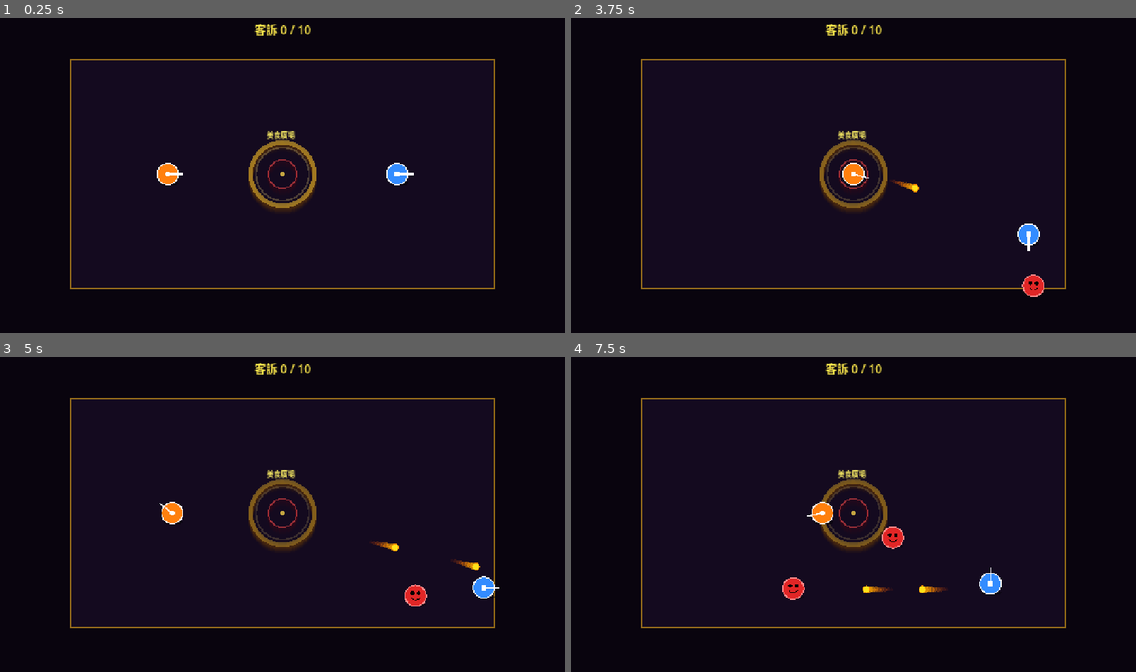
Above: before the commit, frames 1-4 (two rows, left to right).
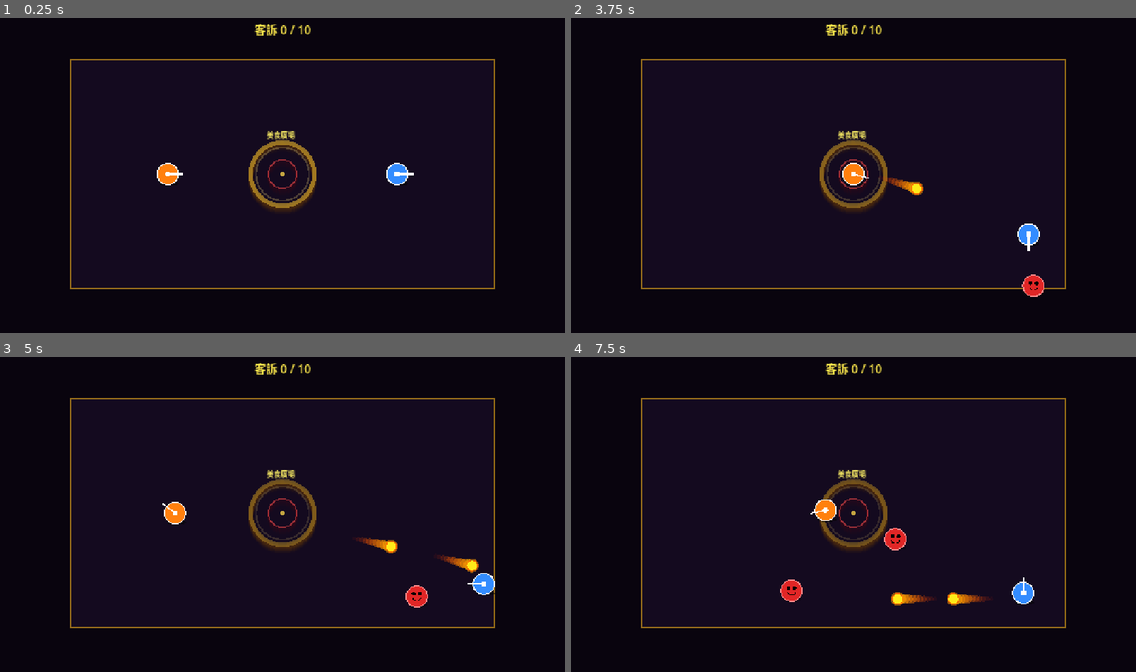
Above: after the commit, the same moments.

Repository: WatsonChen/chaotic-night-market-v2
Game: Godot game, scene res://scenes/main.tscn
The game is run twice, just before and just after one commit, with the same random seed, the same clock (stepped at 60 frames per second) and the same inputs.
Inputs (mouse positions are in pixels of both pictures, inside the frame that each line leads up to):
- Up to frame 1 (0.25 s): no input
- Up to frame 2 (3.75 s): tap Enter at 0.5 s; move the mouse to (977, 159) at 0.52 s; hold D (p1_right) 0.53-1.28 s; hold K (p2_down) 0.53-1.28 s; tap J (p2_left) at 0.8, 1.35 s; move the mouse to (740, 191) at 1.27 s; hold S (p1_down) 1.28-2.03 s; tap L (p2_right) at 1.55 s; move the mouse to (910, 103) at 2.02 s; hold D (p1_right) 2.03-2.78 s; hold L (p2_right) 2.03-2.78 s; tap I (p2_up) at 2.3, 2.85 s; move the mouse to (825, 238) at 2.77 s; hold W (p1_up) 2.78-3.53 s; tap K (p2_down) at 3.05 s; move the mouse to (1023, 222) at 3.52 s; press the mouse at (1023, 222) at 3.53 s; hold A (p1_left) from 3.53 s (still down)
- Up to frame 3 (5 s): keep holding A (p1_left); tap J (p2_left) at 3.8 s; move the mouse to (113, 464) at 4.27 s; release the mouse at (113, 464) at 4.28 s; tap K (p2_down) at 4.35 s; tap L (p2_right) at 4.55 s
- Up to frame 4 (7.5 s): move the mouse to (881, 514) at 5.02 s; release A (p1_left) at 5.03 s; hold S (p1_down) 5.03-5.78 s; hold J (p2_left) 5.03-5.78 s; tap I (p2_up) at 5.3, 7.35 s; move the mouse to (768, 432) at 5.77 s; hold D (p1_right) 5.78-6.53 s; tap L (p2_right) at 5.85 s; tap K (p2_down) at 6.05 s; move the mouse to (977, 498) at 6.52 s; hold W (p1_up) 6.53-7.28 s; hold Space (p2_shoot) 6.53-7.28 s; tap J (p2_left) at 6.8 s; move the mouse to (740, 530) at 7.27 s; hold D (p1_right) from 7.28 s (still down)

The runs differ from the first frame. In frame 2, 0.1% of the frame differs, in the area x 55-63%, y 50-57%; in frame 3, 0.7%; in frame 4, 1.4%, in the area x 37-82%, y 45-79%.

Commit message:
強化：打擊感與物理回饋 Juice
- Hit Stop：命中瞬間全場凍結 3 幀（~0.05s），static guard 防多重觸發
- 玩家受擊：昏厥 0.3s（禁止移動+射擊）、4 段壓扁彈回動畫、旋轉特效、閃爍提示
- 敵人受擊：隨機旋轉飛出（420px/s）、閃白→紅→淡出消失、連鎖碰撞空間
- 投射物：radius 8→12、光暈環、尾跡 11 顆漸淡圓
- 新增 hit_effect.gd：8 顆粒子+2 圈衝擊環+中心白閃

Co-Authored-By: Claude Sonnet 4.6 <noreply@anthropic.com>

Diff:
--- a/scenes/projectile.tscn
+++ b/scenes/projectile.tscn
@@ -3,7 +3,7 @@
 [ext_resource type="Script" path="res://scripts/projectile.gd" id="1"]
 
 [sub_resource type="CircleShape2D" id="1"]
-radius = 8.0
+radius = 12.0
 
 [node name="Projectile" type="Area2D"]
 collision_layer = 4
--- a/scripts/enemy.gd
+++ b/scripts/enemy.gd
@@ -3,39 +3,39 @@
 # ===================================================
 # enemy.gd — 普通饕客（敵人）
 #
-# 碰撞設計：
-#   - 饕客之間：軟分離（proximity-based separation velocity）
-#   - 饕客 vs 玩家：軟推擠（continuous push force，不硬卡死）
-#   - push_power 控制推力倍數，大型饕客設為 2.0+
+# 命中 Juice 流程：
+#   take_hit(dir) 被呼叫
+#   → _dying = true
+#   → 閃白 + 旋轉飛出（_hit_vel）
+#   → 0.2s 後淡出消失
+#   → 有機會撞到其他饕客造成連鎖
 # ===================================================
 
 const MAP_CENTER    = Vector2(640.0, 360.0)
 const SPEED         = 100.0
-const REACH_DIST    = 36.0                   # 略大於 RADIUS，視覺剛好到中心
-const RADIUS        = 24.0                   # ↑ 1.5x（16→24）
+const REACH_DIST    = 36.0
+const RADIUS        = 24.0
 const COLOR_BODY    = Color(0.88, 0.15, 0.15)
 const COLOR_OUTLINE = Color(1.0,  0.55, 0.55)
 
-# ── 軟碰撞參數（隨 RADIUS 等比調整）─────────────
-## 與玩家感知半徑（RADIUS + player.RADIUS = 48，+20 預推區）
+# ── 軟碰撞參數 ────────────────────────────────────
 const PUSH_RADIUS       = 68.0
-## 推擠玩家加速度（* delta → px/s）
 const PLAYER_PUSH_ACCEL = 700.0
-## 被玩家反推比例
 const SELF_PUSH_RATIO   = 0.22
-## 饕客間分離半徑（2 * RADIUS = 48，+8 緩衝）
 const SEP_RADIUS        = 56.0
-## 饕客間分離速度貢獻（px/s）
 const SEP_FORCE         = 120.0
 
-## 推力倍數；普通饕客 = 1.0，大型饕客可設為 2.0+
 @export var push_power : float = 1.0
 
-## 抵達中央時觸發，由 main.gd 監聽以計入客訴
 signal reach_center
 
-# 本幀累計的分離速度向量
 var _sep_vel : Vector2 = Vector2.ZERO
+
+# ── 受擊 Juice 狀態 ───────────────────────────────
+var _dying         : bool    = false
+var _hit_vel       : Vector2 = Vector2.ZERO   # 被打飛的速度
+var _spin_angle    : float   = 0.0            # 顯示旋轉角（弧度）
+var _spin_speed    : float   = 0.0            # 旋轉角速度（弧度/秒）
 
 
 func _ready() -> void:
@@ -44,9 +44,18 @@
 
 
 func _physics_process(delta: float) -> void:
+	# ── 死亡飛出動畫 ──────────────────────────────
+	if _dying:
+		_hit_vel    = _hit_vel.lerp(Vector2.ZERO, 5.5 * delta)
+		_spin_angle += _spin_speed * delta
+		_spin_speed  = _spin_speed * (1.0 - 4.0 * delta)   # 旋轉逐漸減速
+		velocity     = _hit_vel
+		move_and_slide()
+		queue_redraw()
+		return
+
 	var to_center = MAP_CENTER - global_position
 
-	# 抵達中央判定
 	if to_center.length() <= REACH_DIST:
 		reach_center.emit()
 		queue_free()
@@ -54,7 +63,7 @@
 
 	_sep_vel = Vector2.ZERO
 
-	# ── 饕客間軟分離 ──────────────────────────────
+	# 饕客間軟分離
 	for other in get_tree().get_nodes_in_group("enemies"):
 		if other == self:
 			continue
@@ -64,39 +73,52 @@
 			var strength = 1.0 - dist / SEP_RADIUS
 			_sep_vel += diff.normalized() * SEP_FORCE * strength
 
-	# ── 與玩家的軟推擠 ────────────────────────────
+	# 與玩家軟推擠
 	for player in get_tree().get_nodes_in_group("players"):
 		var diff : Vector2 = global_position - player.global_position
 		var dist : float   = diff.length()
 		if dist < PUSH_RADIUS and dist > 0.5:
 			var strength = (1.0 - dist / PUSH_RADIUS) * push_power
-			# 推擠玩家（連續加速，乘 delta 保持幀率無關）
 			player.apply_push(-diff.normalized(), PLAYER_PUSH_ACCEL * strength * delta)
-			# 自身被輕微頂開（反作用）
 			_sep_vel += diff.normalized() * PLAYER_PUSH_ACCEL * SELF_PUSH_RATIO * strength * delta
 
-	# 合速：朝中央前進 + 軟分離向量
 	velocity = to_center.normalized() * SPEED + _sep_vel
 	move_and_slide()
 
 
 func _draw() -> void:
-	# 底部橢圓陰影
+	# 底部橢圓陰影（不跟旋轉）
 	draw_set_transform(Vector2(2.0, RADIUS * 0.82), 0.0, Vector2(0.88, 0.22))
 	draw_circle(Vector2.ZERO, RADIUS, Color(0.0, 0.0, 0.0, 0.38))
 	draw_set_transform(Vector2.ZERO, 0.0, Vector2.ONE)
 
-	# 主體紅色圓形
+	# 主體（套用旋轉）
+	draw_set_transform(Vector2.ZERO, _spin_angle, Vector2.ONE)
 	draw_circle(Vector2.ZERO, RADIUS, COLOR_BODY)
 	draw_arc(Vector2.ZERO, RADIUS, 0.0, TAU, 40, COLOR_OUTLINE, 2.5)
-	# 眼睛（隨尺寸放大）
 	draw_circle(Vector2(-7.0, -6.0), 4.5, Color.BLACK)
 	draw_circle(Vector2( 7.0, -6.0), 4.5, Color.BLACK)
-	# 嘴巴（弧線）
 	draw_arc(Vector2.ZERO, 10.0, deg_to_rad(20), deg_to_rad(160), 14, Color.BLACK, 2.0)
+	draw_set_transform(Vector2.ZERO, 0.0, Vector2.ONE)
 
 
 # ── 供 projectile.gd 呼叫：被食物命中 ───────────
 
-func take_hit() -> void:
-	queue_free()
+func take_hit(hit_dir: Vector2 = Vector2.RIGHT) -> void:
+	if _dying:
+		return
+	_dying = true
+
+	# 飛出速度（被打飛）
+	_hit_vel = hit_dir * 420.0
+
+	# 隨機旋轉方向與速度（每次死法不一樣）
+	var sign = 1.0 if randf() > 0.5 else -1.0
+	_spin_speed = sign * randf_range(8.0, 16.0)  # 弧度/秒（約 2~3 圈/秒）
+
+	# 閃白 → 淡出消失（Tween 驅動 modulate）
+	var tw = create_tween()
+	tw.tween_property(self, "modulate", Color(3.0, 3.0, 3.0, 1.0), 0.04)  # 白色閃光
+	tw.tween_property(self, "modulate", Color(1.5, 0.4, 0.4, 0.8), 0.06)  # 紅色殘影
+	tw.tween_property(self, "modulate", Color(1.0, 0.2, 0.2, 0.0), 0.18)  # 淡出
+	tw.tween_callback(queue_free)
--- /dev/null
+++ b/scripts/hit_effect.gd
@@ -0,0 +1,52 @@
+extends Node2D
+
+# ===================================================
+# hit_effect.gd — 命中爆炸效果
+#
+# 由 projectile.gd 在命中時生成，自動消亡。
+# 不需要場景檔，直接 Node2D.new() + set_script() 使用。
+# ===================================================
+
+const DURATION = 0.28   # 效果總時間（秒）
+
+var color    : Color   = Color(1.0, 0.88, 0.1)  # 預設黃色，可由外部覆寫
+var _t       : float   = 0.0
+var _is_enemy_hit : bool = false   # 敵人命中 → 紅色系
+
+
+func _process(delta: float) -> void:
+	_t += delta
+	queue_redraw()
+	if _t >= DURATION:
+		queue_free()
+
+
+func _draw() -> void:
+	var p = _t / DURATION   # 進度 0 → 1
+
+	# ── 8 顆粒子向外飛射 ─────────────────────────
+	for i in 8:
+		var angle = float(i) / 8.0 * TAU + p * 0.8
+		var dist  = p * 62.0
+		var pos   = Vector2(cos(angle), sin(angle)) * dist
+		var sz    = lerp(9.0, 2.0, p)
+		var alpha = (1.0 - p) * 0.95
+		var r     = 1.0
+		var g     = lerp(color.g, 0.1, p)
+		draw_circle(pos, sz, Color(r, g, 0.0, alpha))
+
+	# ── 2 圈擴散衝擊環 ───────────────────────────
+	for i in 2:
+		var phase = clamp(p * 1.6 - float(i) * 0.4, 0.0, 1.0)
+		if phase <= 0.0:
+			continue
+		var r     = phase * 52.0
+		var alpha = (1.0 - phase) * 1.1
+		var width = lerp(6.0, 1.0, phase)
+		var ring_col = Color(1.0, lerp(0.65, 0.1, phase), 0.0, alpha)
+		draw_arc(Vector2.ZERO, r, 0.0, TAU, 28, ring_col, width)
+
+	# ── 中心亮點（命中瞬間白色閃爍）────────────
+	if p < 0.15:
+		var flash_alpha = (1.0 - p / 0.15) * 0.85
+		draw_circle(Vector2.ZERO, lerp(20.0, 2.0, p / 0.15), Color(1.0, 1.0, 1.0, flash_alpha))
--- a/scripts/player.gd
+++ b/scripts/player.gd
@@ -9,19 +9,24 @@
 # P2（player_index=2）：藍色圓形
 #   移動：IJKL  |  瞄準：移動方向  |  射擊：Space
 #
-# 速度合成：主動移動 + _knockback（投射物擊退）+ _push（饕客推擠）
+# 受擊 Juice：
+#   - 昏厥 0.3s（無法移動、射擊）
+#   - 顯示旋轉（_spin_angle，用 draw_set_transform，不影響碰撞）
+#   - 壓扁彈回（_display_scale，Tween 驅動）
 # ===================================================
 
 @export var player_index : int = 1
 
 const SPEED            = 200.0
-const RADIUS           = 24.0   # ↑ 1.5x（16→24）
+const RADIUS           = 24.0
 const SHOOT_COOLDOWN   = 0.30
 const KNOCKBACK_DECAY  = 8.0
 const PUSH_DECAY       = 5.0
 const PUSH_MAX         = 280.0
 
-# 可活動的 arena 邊界（與 main.gd 的 ARENA 一致）
+const STUN_DURATION    = 0.30    # 昏厥時間（秒）
+const SPIN_SPEED_DEG   = 900.0   # 旋轉速度（度/秒）
+
 const ARENA_X_MIN = 160.0
 const ARENA_X_MAX = 1120.0
 const ARENA_Y_MIN = 100.0
@@ -32,10 +37,15 @@
 var _color : Color:
 	get: return Color(1.0, 0.50, 0.05) if player_index == 1 else Color(0.2, 0.55, 1.0)
 
-var _facing    : Vector2 = Vector2.RIGHT
-var _shoot_cd  : float   = 0.0
-var _knockback : Vector2 = Vector2.ZERO   # 投射物擊退（大衝量）
-var _push      : Vector2 = Vector2.ZERO   # 饕客推擠（連續小力）
+var _facing         : Vector2 = Vector2.RIGHT
+var _shoot_cd       : float   = 0.0
+var _knockback      : Vector2 = Vector2.ZERO
+var _push           : Vector2 = Vector2.ZERO
+
+# ── Juice 狀態 ────────────────────────────────────
+var _stun_timer     : float   = 0.0         # 昏厥倒數
+var _spin_angle     : float   = 0.0         # 顯示旋轉角度（弧度）
+var _display_scale  : Vector2 = Vector2.ONE  # 壓扁彈回 scale（Tween 驅動）
 
 
 func _ready() -> void:
@@ -45,6 +55,10 @@
 
 func _process(delta: float) -> void:
 	_shoot_cd -= delta
+
+	# 昏厥中禁止射擊
+	if _stun_timer > 0.0:
+		return
 
 	if player_index == 1:
 		if Input.is_action_pressed("p1_shoot") and _shoot_cd <= 0.0:
@@ -59,33 +73,42 @@
 func _physics_process(delta: float) -> void:
 	var dir = Vector2.ZERO
 
-	if player_index == 1:
-		if Input.is_action_pressed("p1_up"):    dir.y -= 1.0
-		if Input.is_action_pressed("p1_down"):  dir.y += 1.0
-		if Input.is_action_pressed("p1_left"):  dir.x -= 1.0
-		if Input.is_action_pressed("p1_right"): dir.x += 1.0
-		var to_mouse = get_global_mouse_position() - global_position
-		if to_mouse.length_squared() > 1.0:
-			_facing = to_mouse.normalized()
+	# ── 昏厥：累計旋轉角度，方向鍵失效 ────────────
+	if _stun_timer > 0.0:
+		_stun_timer -= delta
+		# 轉速隨昏厥剩餘時間衰減，結束前慢下來更有感
+		var spin_ratio = clamp(_stun_timer / STUN_DURATION, 0.0, 1.0)
+		_spin_angle += deg_to_rad(SPIN_SPEED_DEG * spin_ratio) * delta
+		# 昏厥結束時歸位（避免殘留角度）
+		if _stun_timer <= 0.0:
+			_spin_angle = 0.0
 	else:
-		if Input.is_action_pressed("p2_up"):    dir.y -= 1.0
-		if Input.is_action_pressed("p2_down"):  dir.y += 1.0
-		if Input.is_action_pressed("p2_left"):  dir.x -= 1.0
-		if Input.is_action_pressed("p2_right"): dir.x += 1.0
+		# ── 正常移動與瞄準 ──────────────────────
+		if player_index == 1:
+			if Input.is_action_pressed("p1_up"):    dir.y -= 1.0
+			if Input.is_action_pressed("p1_down"):  dir.y += 1.0
+			if Input.is_action_pressed("p1_left"):  dir.x -= 1.0
+			if Input.is_action_pressed("p1_right"): dir.x += 1.0
+			var to_mouse = get_global_mouse_position() - global_position
+			if to_mouse.length_squared() > 1.0:
+				_facing = to_mouse.normalized()
+		else:
+			if Input.is_action_pressed("p2_up"):    dir.y -= 1.0
+			if Input.is_action_pressed("p2_down"):  dir.y += 1.0
+			if Input.is_action_pressed("p2_left"):  dir.x -= 1.0
+			if Input.is_action_pressed("p2_right"): dir.x += 1.0
+			if dir != Vector2.ZERO:
+				_facing = dir.normalized()
+
 		if dir != Vector2.ZERO:
-			_facing = dir.normalized()
+			dir = dir.normalized()
 
-	if dir != Vector2.ZERO:
-		dir = dir.normalized()
-
-	# 衰減兩種外力（速率不同，knockback 衰減快、push 衰減慢）
 	_knockback = _knockback.lerp(Vector2.ZERO, KNOCKBACK_DECAY * delta)
 	_push      = _push.lerp(Vector2.ZERO,      PUSH_DECAY      * delta)
 
 	velocity = dir * SPEED + _knockback + _push
 	move_and_slide()
 
-	# 限制在 arena 範圍內
 	position.x = clamp(position.x, ARENA_X_MIN + RADIUS, ARENA_X_MAX - RADIUS)
 	position.y = clamp(position.y, ARENA_Y_MIN + RADIUS, ARENA_Y_MAX - RADIUS)
 
@@ -93,36 +116,61 @@
 
 
 func _draw() -> void:
-	# ── 底部橢圓陰影
-	draw_set_transform(Vector2(3.0, RADIUS * 0.88), 0.0, Vector2(0.90, 0.22))
-	draw_circle(Vector2.ZERO, RADIUS, Color(0.0, 0.0, 0.0, 0.45))
+	# ── 底部橢圓陰影（不跟隨旋轉）
+	draw_set_transform(Vector2(3.0, RADIUS * 0.90), 0.0, Vector2(0.92, 0.20))
+	draw_circle(Vector2.ZERO, RADIUS, Color(0.0, 0.0, 0.0, 0.50))
 	draw_set_transform(Vector2.ZERO, 0.0, Vector2.ONE)
 
-	# 主體圓形
-	draw_circle(Vector2.ZERO, RADIUS, _color)
+	# ── 主體（套用旋轉 + 壓扁 scale）
+	draw_set_transform(Vector2.ZERO, _spin_angle, _display_scale)
+
+	# 昏厥中閃爍：稍微調亮顏色作為受傷提示
+	var body_color = _color
+	if _stun_timer > 0.0:
+		var flash = 0.5 + 0.5 * sin(_stun_timer * 60.0)  # 快速閃爍
+		body_color = body_color.lerp(Color.WHITE, flash * 0.55)
+
+	draw_circle(Vector2.ZERO, RADIUS, body_color)
 	draw_arc(Vector2.ZERO, RADIUS, 0.0, TAU, 40, Color.WHITE, 2.5)
-
-	# 面朝方向指示線（隨尺寸拉長）
 	draw_line(Vector2.ZERO, _facing * (RADIUS + 12.0), Color.WHITE, 3.0)
 
-	# 玩家識別：P1 = 白點（大），P2 = 白色方塊（大）
 	if player_index == 1:
 		draw_circle(Vector2.ZERO, 6.0, Color.WHITE)
 	else:
 		draw_rect(Rect2(-6.0, -6.0, 12.0, 12.0), Color.WHITE)
 
+	# 重置繪製變換
+	draw_set_transform(Vector2.ZERO, 0.0, Vector2.ONE)
 
-# ── 供 enemy.gd 呼叫：饕客推擠（連續軟力）────────
-# 每幀呼叫，force 已包含 delta，等效於加速度積分
+
+# ── 供 enemy.gd 呼叫：饕客軟推擠 ────────────────
 
 func apply_push(dir: Vector2, force: float) -> void:
 	_push = (_push + dir * force).limit_length(PUSH_MAX)
 
 
-# ── 供 projectile.gd 呼叫：投射物擊退（大衝量）──
+# ── 供 projectile.gd 呼叫：友火擊退 + 昏厥 ──────
 
 func apply_knockback(dir: Vector2, force: float) -> void:
 	_knockback += dir * force
+	_start_hit_reaction()
+
+
+func _start_hit_reaction() -> void:
+	# 昏厥計時器重置（可連續被打）
+	_stun_timer  = STUN_DURATION
+	_spin_angle  = 0.0
+
+	# 壓扁彈回動畫（用 Tween 驅動 _display_scale）
+	var tw = create_tween()
+	# 衝擊瞬間：橫向壓扁（誇張）
+	tw.tween_property(self, "_display_scale", Vector2(1.85, 0.40), 0.055)
+	# 回彈超過：縱向拉長
+	tw.tween_property(self, "_display_scale", Vector2(0.65, 1.50), 0.085)
+	# 二次回彈
+	tw.tween_property(self, "_display_scale", Vector2(1.15, 0.88), 0.08)
+	# 歸位
+	tw.tween_property(self, "_display_scale", Vector2(1.0,  1.0),  0.10)
 
 
 # ── 發射食物投射物 ────────────────────────────────
@@ -139,4 +187,4 @@
 	if container == null:
 		return
 	container.add_child(proj)
-	proj.global_position = global_position + dir.normalized() * (RADIUS + 10.0)
+	proj.global_position = global_position + dir.normalized() * (RADIUS + 14.0)
--- a/scripts/projectile.gd
+++ b/scripts/projectile.gd
@@ -3,21 +3,24 @@
 # ===================================================
 # projectile.gd — 食物投射物
 #
-# 視覺：彗星尾跡（反方向漸淡小圓，不需額外節點）
-# 碰撞：
-#   命中敵人 → 消滅（吃飽）
-#   命中玩家 → apply_knockback（力道 2x）
+# 命中流程：
+#   1. 生成 HitEffect 爆炸效果
+#   2. 觸發全場 Hit Stop（約 3 幀，~0.05s）
+#   3. 通知目標播放受擊動畫
+#   4. 自身消失
 # ===================================================
 
 const SPEED              = 400.0
 const LIFETIME           = 3.0
 const SHOOTER_GRACE_TIME = 0.15
-const PLAYER_KNOCKBACK   = 600.0
-const RADIUS             = 8.0   # ↑ 略大（6→8）
+const PLAYER_KNOCKBACK   = 750.0   # 友火擊退力（誇張）
+const RADIUS             = 12.0    # ↑ 放大（8→12）
 
-# 尾跡參數（隨尺寸加長、間距加大）
-const TRAIL_STEPS    = 9      # 尾跡圓的數量
-const TRAIL_SPACING  = 7.0    # 每顆圓的間距（px）
+# 尾跡參數
+const TRAIL_STEPS   = 11
+const TRAIL_SPACING = 8.5
+
+const HIT_EFFECT_SCRIPT = preload("res://scripts/hit_effect.gd")
 
 var direction : Vector2 = Vector2.RIGHT
 var shooter             = null
@@ -25,6 +28,10 @@
 var _lifetime        : float = 0.0
 var _grace_timer     : float = SHOOTER_GRACE_TIME
 var _can_hit_shooter : bool  = false
+var _dead            : bool  = false   # 防止 body_entered 重複觸發
+
+# ── 靜態 hit stop 狀態（全部 projectile 共享）──────
+static var _hit_stop_active : bool = false
 
 
 func _ready() -> void:
@@ -45,38 +52,82 @@
 
 
 func _physics_process(delta: float) -> void:
+	if _dead:
+		return
 	position += direction * SPEED * delta
 
-	if position.x < -50 or position.x > 1330 or position.y < -50 or position.y > 770:
+	if position.x < -80 or position.x > 1360 or position.y < -80 or position.y > 800:
 		queue_free()
 
 
 func _draw() -> void:
-	# ── 彗星尾跡（向移動反方向漸淡）
 	var tail_dir = -direction.normalized()
+
+	# ── 彗星尾跡（漸淡漸小）
 	for i in range(TRAIL_STEPS):
-		var t       = float(i + 1) / float(TRAIL_STEPS)
-		var offset  = tail_dir * float(i + 1) * TRAIL_SPACING
-		var alpha   = (1.0 - t) * 0.72
-		var size    = RADIUS * (1.0 - t * 0.62)
-		var r_col   = 1.0
-		var g_col   = lerp(0.75, 0.2, t)   # 越往後越偏橘紅
-		draw_circle(offset, size, Color(r_col, g_col, 0.0, alpha))
+		var t      = float(i + 1) / float(TRAIL_STEPS)
+		var offset = tail_dir * float(i + 1) * TRAIL_SPACING
+		var alpha  = (1.0 - t) * 0.70
+		var size   = RADIUS * (1.0 - t * 0.65)
+		var g_col  = lerp(0.72, 0.1, t)
+		draw_circle(offset, size, Color(1.0, g_col, 0.0, alpha))
 
-	# ── 主體（最前面渲染，蓋在尾跡之上）
-	draw_circle(Vector2.ZERO, RADIUS, Color(1.0, 0.88, 0.1))
-	draw_arc(Vector2.ZERO, RADIUS, 0.0, TAU, 16, Color(1.0, 0.55, 0.0), 1.5)
+	# ── 主體（最前、最亮）
+	draw_circle(Vector2.ZERO, RADIUS, Color(1.0, 0.92, 0.1))
+	# 光暈環
+	draw_arc(Vector2.ZERO, RADIUS + 2.0, 0.0, TAU, 20, Color(1.0, 0.6, 0.0, 0.5), 3.0)
+	draw_arc(Vector2.ZERO, RADIUS,        0.0, TAU, 20, Color(1.0, 0.4, 0.0, 1.0), 2.0)
 
 
 # ── 碰撞處理 ─────────────────────────────────────
 
 func _on_body_entered(body: Node) -> void:
+	if _dead:
+		return
 	if body == shooter and not _can_hit_shooter:
 		return
 
 	if body.is_in_group("enemies"):
-		body.take_hit()
-		queue_free()
+		_dead = true
+		_spawn_hit_effect()
+		body.take_hit(direction.normalized())  # 傳入方向供飛出動畫
+		_do_hit_stop_and_free()
+
 	elif body.is_in_group("players"):
+		_dead = true
+		_spawn_hit_effect()
 		body.apply_knockback(direction.normalized(), PLAYER_KNOCKBACK)
-		queue_free()
+		_do_hit_stop_and_free()
+
+
+# ── 生成爆炸效果 ──────────────────────────────────
+
+func _spawn_hit_effect() -> void:
+	var fx = Node2D.new()
+	fx.set_script(HIT_EFFECT_SCRIPT)
+	fx.global_position = global_position
+	get_tree().current_scene.add_child(fx)
+
+
+# ── Hit Stop（全場暫停 ~3 幀）─────────────────────
+# 使用 static 防止同幀多個命中重複觸發
+# await get_tree().process_frame 不受 time_scale 影響，
+# 保證即使 time_scale=0 仍能等待真實幀
+
+func _do_hit_stop_and_free() -> void:
+	# 隱藏自身，停止物理（但 coroutine 繼續跑）
+	hide()
+	set_physics_process(false)
+	set_process(false)
+
+	if not _hit_stop_active:
+		_hit_stop_active = true
+		Engine.time_scale = 0.0
+		# 等待 3 個真實渲染幀（約 0.05s @ 60fps）
+		await get_tree().process_frame
+		await get_tree().process_frame
+		await get_tree().process_frame
+		Engine.time_scale = 1.0
+		_hit_stop_active = false
+
+	queue_free()
Not shown, added: scripts/hit_effect.gd.uid
